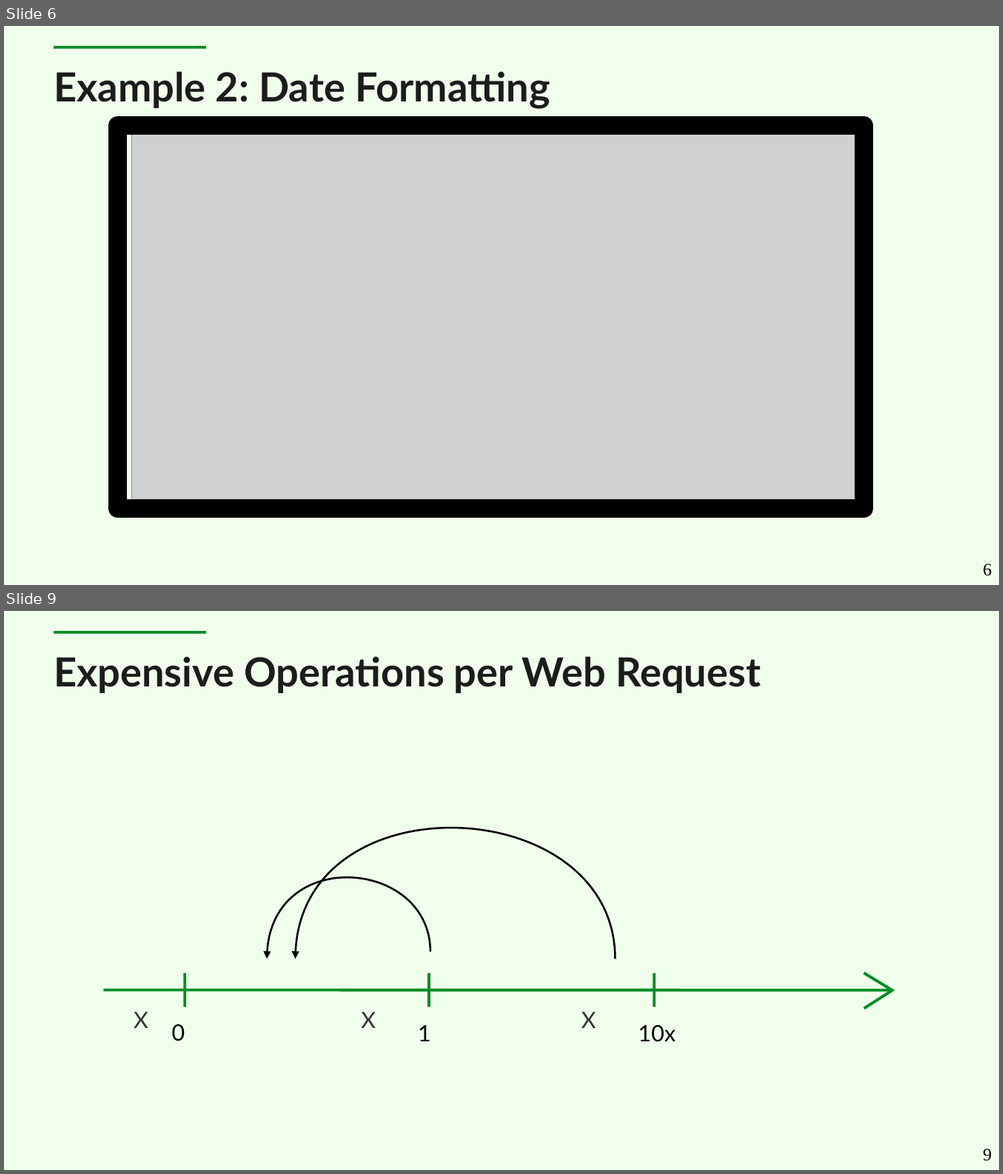
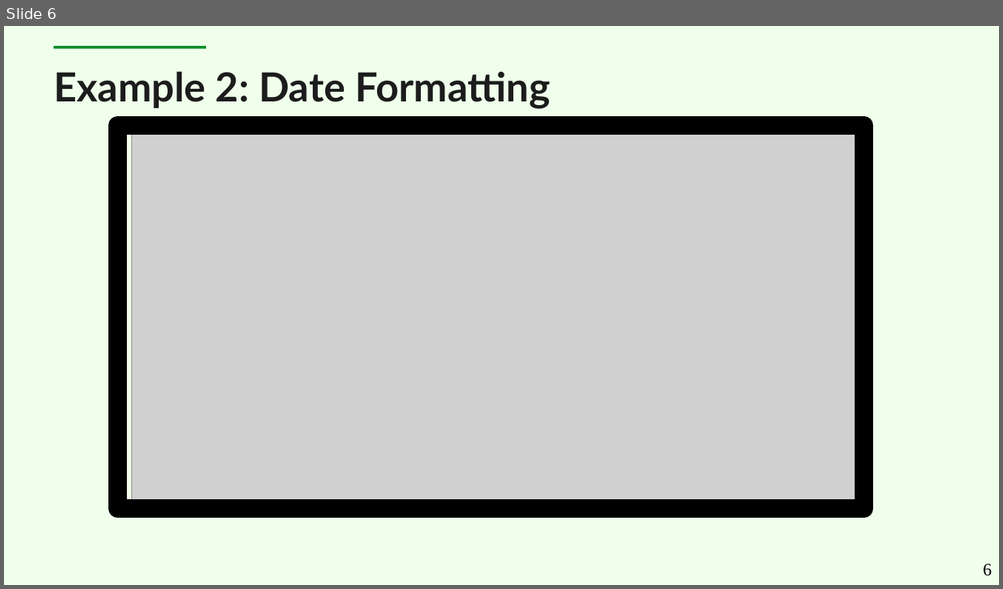
Before and after one commit to cruftex/talk-java-in-process-caching-performance-progress-pitfalls, a slide deck: slides-new.odp. Shown one above the other, each under a label of ours: slides 6 and 9 before the commit, slide 6 after it; the slides between them are not shown. The pictures are 1003x1174 and 1003x589 pixels, drawn with LibreOffice and Linux fonts; fonts in the diff are those of the drawing; grey boxes stand for pictures. Boxes give left, top, right and bottom in pixels: in the first picture for what was removed or moved away, otherwise in the second. Text is boxed around its words. In the diff, an @@ line names an element or a change of style, - is before the commit and + after.

```diff
--- a/slides-new.odp
+++ b/slides-new.odp
@@ slide 9 removed at bbox=[4, 611, 999, 1170], background #EFFFEB; not listed: 1 template element that a slide beside it also shows @@
@@ title removed at bbox=[54, 656, 760, 693] @@
-Expensive Operations per Web Request
@@ freeform shape removed at bbox=[296, 829, 615, 960] @@
@@ freeform shape removed at bbox=[267, 878, 430, 960] @@
@@ line removed from (185, 974) to (185, 1007) @@
@@ line removed from (429, 974) to (429, 1007) @@
@@ line removed from (654, 974) to (654, 1007) @@
@@ freeform shape removed at bbox=[864, 974, 892, 1009] @@
@@ freeform shape removed at bbox=[103, 991, 892, 991] @@
@@ text removed at bbox=[134, 1012, 148, 1028] @@
-X
@@ text removed at bbox=[172, 1025, 185, 1042] @@
-0
@@ text removed at bbox=[361, 1012, 375, 1028] @@
-X
@@ text removed at bbox=[418, 1025, 431, 1042] @@
-1
@@ text removed at bbox=[581, 1012, 596, 1028] @@
-X
@@ text removed at bbox=[638, 1025, 676, 1042] @@
-10x
@@ page number removed at bbox=[982, 1149, 991, 1162] @@
-9
```
Also in this commit, not shown: 11 slides changed, 8 slides added.
